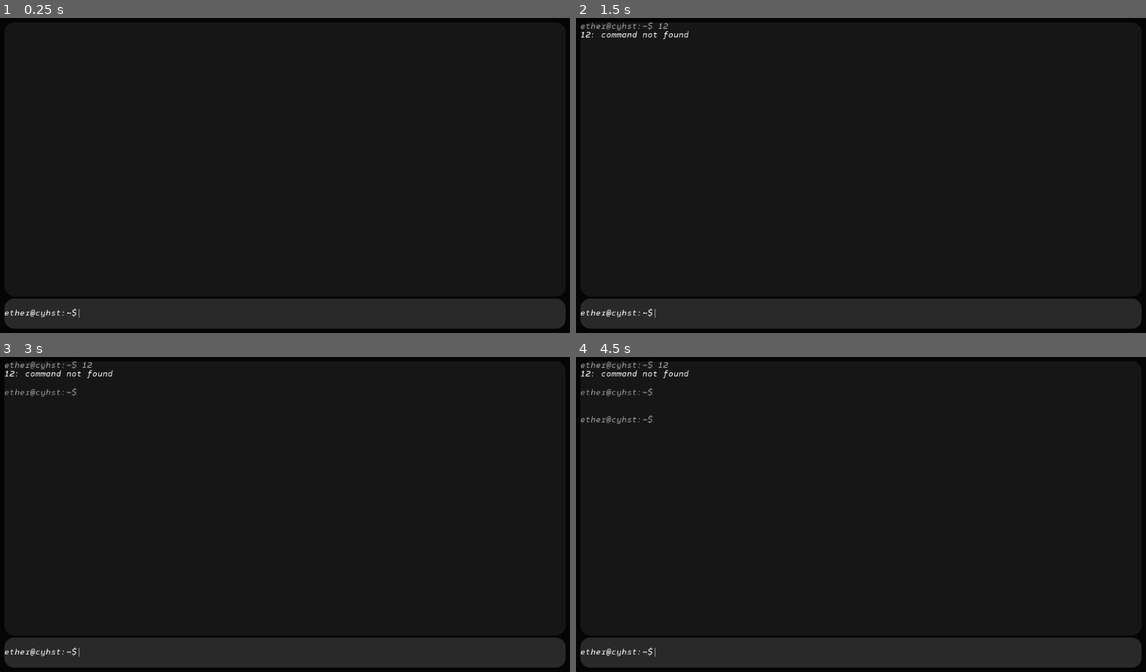
Above: before the commit, frames 1-4 (two rows, left to right).
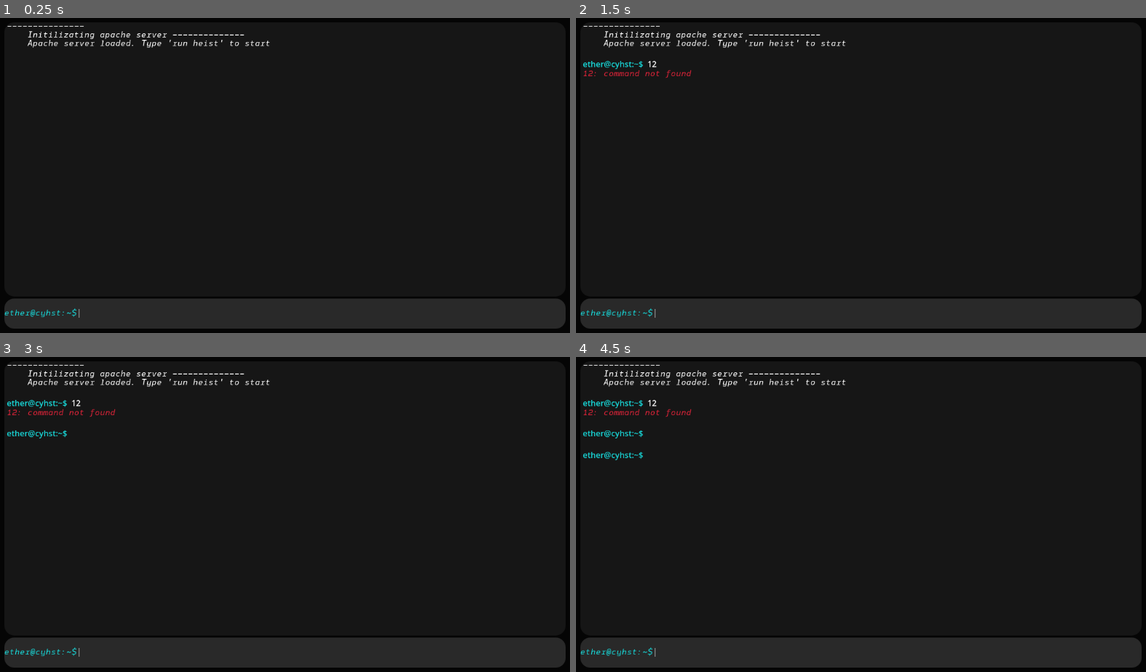
Above: after the commit, the same moments.

Repository: J-Povea21/CyberHeist-GovermentEdition
Game: Godot game, scene res://game.tscn
Two runs of this game, one before a commit and one after it. Both use one fixed random seed, a clock stepped at 60 frames per second and the inputs below. The project has no main scene, so this scene is started directly.
Inputs (mouse positions are in pixels of both pictures, inside the frame that each line leads up to):
- Up to frame 1 (0.25 s): no input
- Up to frame 2 (1.5 s): click (900, 314) at 0.52 s; type "12" at 0.6 s; tap Enter at 1.25 s
- Up to frame 3 (3 s): tap Space at 2 s; tap Enter at 2.75 s
- Up to frame 4 (4.5 s): tap Space at 3.5 s; tap Enter at 4.25 s

The runs differ from the first frame. In frame 1, 0.7% of the frame differs, in the area x 0-48%, y 2-95%; in frame 2, 1.1%; in frame 3, 1.3%; in frame 4, 1.5%, in the area x 0-48%, y 1-95%.
Error before the commit: Invalid access of index '0' on a base object of type: 'PackedStringArray'. (res://scripts/CommandProcessor.gd:11)
Error after the commit: Invalid access of index '0' on a base object of type: 'PackedStringArray'. (res://scripts/CommandProcessor.gd:16)

Commit message:
We make some refactoring of the code. We also add color support for the terminal and a sound when a command is sent

Diff:
--- a/CyberHeist/commands_responses.tscn
+++ b/CyberHeist/commands_responses.tscn
@@ -3,17 +3,31 @@
 [ext_resource type="FontFile" uid="uid://2geulghbls3o" path="res://fonts/syke-mono-italic.otf" id="1_fi6lc"]
 [ext_resource type="Script" path="res://scripts/commands_responses.gd" id="1_s8q1y"]
 
-[node name="CommandsResponses" type="VBoxContainer"]
-theme_override_constants/separation = 0
+[node name="CommandsResponses" type="MarginContainer"]
+anchors_preset = 15
+anchor_right = 1.0
+anchor_bottom = 1.0
+grow_horizontal = 2
+grow_vertical = 2
+theme_override_constants/margin_left = 5
+theme_override_constants/margin_right = 5
 script = ExtResource("1_s8q1y")
 
-[node name="CommandHistory" type="Label" parent="."]
+[node name="Rows" type="VBoxContainer" parent="."]
 layout_mode = 2
-theme_override_colors/font_color = Color(0.607843, 0.607843, 0.607843, 1)
-theme_override_fonts/font = ExtResource("1_fi6lc")
+theme_override_constants/separation = 0
+
+[node name="CommandHistory" type="RichTextLabel" parent="Rows"]
+layout_mode = 2
+bbcode_enabled = true
 text = "ether@cyhst:~$ Here will go the command the user sent"
+fit_content = true
+autowrap_mode = 1
 
-[node name="Response" type="Label" parent="."]
+[node name="Response" type="RichTextLabel" parent="Rows"]
 layout_mode = 2
-theme_override_fonts/font = ExtResource("1_fi6lc")
-text = "And here the response to that command"
+theme_override_fonts/normal_font = ExtResource("1_fi6lc")
+bbcode_enabled = true
+text = "Default text"
+fit_content = true
+autowrap_mode = 1
--- a/CyberHeist/game.tscn
+++ b/CyberHeist/game.tscn
@@ -1,9 +1,11 @@
-[gd_scene load_steps=10 format=3 uid="uid://bo16o4qfes48i"]
+[gd_scene load_steps=12 format=3 uid="uid://bo16o4qfes48i"]
 
 [ext_resource type="Script" path="res://scripts/InputLine.gd" id="1_j70r2"]
 [ext_resource type="Script" path="res://scripts/game.gd" id="1_rqn27"]
 [ext_resource type="FontFile" uid="uid://2geulghbls3o" path="res://fonts/syke-mono-italic.otf" id="1_xp3dq"]
 [ext_resource type="Script" path="res://scripts/CommandProcessor.gd" id="2_xhun6"]
+[ext_resource type="Script" path="res://scripts/TerminalInfo.gd" id="3_dyt8s"]
+[ext_resource type="AudioStream" uid="uid://v68p36bnl2cp" path="res://sfx/command_sent.wav" id="5_htroi"]
 
 [sub_resource type="StyleBoxFlat" id="StyleBoxFlat_86mr1"]
 bg_color = Color(0.0196078, 0.0196078, 0.0196078, 1)
@@ -62,6 +64,7 @@
 layout_mode = 2
 size_flags_vertical = 3
 theme_override_styles/panel = SubResource("StyleBoxFlat_lvmaf")
+script = ExtResource("3_dyt8s")
 
 [node name="Scroll" type="ScrollContainer" parent="Background/MarginContainer/Rows/TerminalInfo"]
 layout_mode = 2
@@ -69,6 +72,8 @@
 
 [node name="CommandsHistory" type="VBoxContainer" parent="Background/MarginContainer/Rows/TerminalInfo/Scroll"]
 layout_mode = 2
+size_flags_horizontal = 3
+size_flags_vertical = 3
 theme_override_constants/separation = 20
 
 [node name="InputArea" type="PanelContainer" parent="Background/MarginContainer/Rows"]
@@ -81,6 +86,7 @@
 
 [node name="CMLChar" type="Label" parent="Background/MarginContainer/Rows/InputArea/InputContainer"]
 layout_mode = 2
+theme_override_colors/font_color = Color(0.0941176, 0.847059, 0.85098, 1)
 theme_override_fonts/font = ExtResource("1_xp3dq")
 text = "ether@cyhst:~$"
 
@@ -93,5 +99,8 @@
 max_length = 80
 script = ExtResource("1_j70r2")
 
+[node name="CommandSent" type="AudioStreamPlayer" parent="."]
+stream = ExtResource("5_htroi")
+
 [connection signal="text_submitted" from="Background/MarginContainer/Rows/InputArea/InputContainer/InputLine" to="." method="command_submited"]
 [connection signal="text_submitted" from="Background/MarginContainer/Rows/InputArea/InputContainer/InputLine" to="Background/MarginContainer/Rows/InputArea/InputContainer/InputLine" method="enter_key_pressed"]
--- a/CyberHeist/project.godot
+++ b/CyberHeist/project.godot
@@ -14,6 +14,10 @@
 config/features=PackedStringArray("4.0", "GL Compatibility")
 config/icon="res://icon.svg"
 
+[autoload]
+
+Colors="*res://scripts/Colors.gd"
+
 [rendering]
 
 renderer/rendering_method="gl_compatibility"
--- /dev/null
+++ b/CyberHeist/scripts/Colors.gd
@@ -0,0 +1,30 @@
+extends Node
+
+
+enum TYPES{
+	ERROR,
+	SYSTEM,
+	SUCCESS
+}
+
+const _SYSTEM_COLOR = Color("#18D8D9")
+const _ERROR_COLOR = Color("#D92338")
+const _SUCCESS_COLOR = Color("#2ADD4D")
+
+func apply_color(text: String, type: TYPES) -> String:
+
+	var formated_text = text
+	match type:
+		TYPES.ERROR:
+			formated_text = "[color=#%s]%s [/color]" % \
+			[_ERROR_COLOR.to_html(), formated_text]
+
+		TYPES.SYSTEM:
+			formated_text = "[color=#%s]%s [/color]" % \
+			[_SYSTEM_COLOR.to_html(), formated_text]
+
+		TYPES.SUCCESS:
+			formated_text = "[color=#%s]%s [/color]" % \
+			[_SUCCESS_COLOR.to_html(), formated_text]
+
+	return formated_text
--- a/CyberHeist/scripts/CommandProcessor.gd
+++ b/CyberHeist/scripts/CommandProcessor.gd
@@ -1,4 +1,9 @@
 extends Node
+
+"""
+This is the command processor script. Here we manage all the
+commands the player sends
+"""
 
 func process_command(input: String) -> String:
 
@@ -18,9 +23,20 @@
 
 	match command:
 		"run":
-			return run_file(command_action)
+			return Colors.apply_color(
+				run_file(command_action),
+				Colors.TYPES.SYSTEM)
+		"help":
+			return Colors.apply_color(help(),
+			Colors.TYPES.SYSTEM)
 		_:
-			return "%s: command not found" % command
+			return Colors.apply_color(
+			"%s: command not found" % command,
+			Colors.TYPES.ERROR)
+
+
+func help() -> String:
+	return "List of commands: \n 1. run \n 2. help"
 
 func run_file(action: String) -> String:
 	if action.is_empty():
--- a/CyberHeist/scripts/InputLine.gd
+++ b/CyberHeist/scripts/InputLine.gd
@@ -1,5 +1,6 @@
 extends LineEdit
 
+### This is the script of the input line ###
 
 # Called when the node enters the scene tree for the first time.
 func _ready() -> void:
@@ -7,14 +8,7 @@
 	#We use this function to 'grab focus' to the input line once the game window is open
 	grab_focus()
 
-
-# Called every frame. 'delta' is the elapsed time since the previous frame.
-func _process(delta: float) -> void:
-	pass
-
-
 func enter_key_pressed(new_text: String) -> void:
 
 	# Once a command was send, we clear the CML
-
 	clear()
--- /dev/null
+++ b/CyberHeist/scripts/TerminalInfo.gd
@@ -0,0 +1,40 @@
+extends PanelContainer
+
+# Here we load the data of our command response scene
+const COMMAND_RESPONSE = preload("res://commands_responses.tscn")
+
+
+# Before creating a response, we make sure CommandHistory is ready
+@onready var command_history = $Scroll/CommandsHistory
+
+@onready var scroll = $Scroll
+
+@onready var scrollbar = scroll.get_v_scroll_bar()
+
+
+
+# Called when the node enters the scene tree for the first time.
+func _ready() -> void:
+	scrollbar.connect("changed", _manage_auto_scroll)
+
+### Public methods ###
+
+func create_response(response_text: String) -> void:
+	var response = COMMAND_RESPONSE.instantiate()
+	_add_response(response)
+	response.set_text(response_text)
+
+func create_response_with_input(response_text: String,
+ input: String) -> void:
+	var command_response = COMMAND_RESPONSE.instantiate()
+	_add_response(command_response)
+	command_response.set_text(response_text, input)
+
+
+### Private methods ###
+
+func _manage_auto_scroll() -> void:
+	scroll.scroll_vertical = scrollbar.max_value
+
+func _add_response(response: Control) -> void:
+	command_history.add_child(response)
--- a/CyberHeist/scripts/commands_responses.gd
+++ b/CyberHeist/scripts/commands_responses.gd
@@ -1,7 +1,18 @@
-extends VBoxContainer
+extends MarginContainer
 
-# In this script we're going to manage the responses to each command
+# In this script we manage the command response view
 
-func set_text(input: String, response: String) -> void:
-	$CommandHistory.text = 'ether@cyhst:~$ ' + input
-	$Response.text = response
+@onready var response_label = $Rows/Response
+@onready var input_label = $Rows/CommandHistory
+
+func set_text(response: String, input: String = '') -> void:
+
+	if input == '':
+		input_label.queue_free()
+	else:
+		input_label.text = Colors.apply_color(
+			'ether@cyhst:~$ '
+			,Colors.TYPES.SYSTEM) \
+			+ input
+
+	response_label.text = response
--- a/CyberHeist/scripts/game.gd
+++ b/CyberHeist/scripts/game.gd
@@ -1,32 +1,26 @@
 extends Control
 
-# Here we load the data of our command response scene
-const CommandResponseSCN = preload("res://commands_responses.tscn")
+### This is the main script, our UI ###
 
-# Before creating a response, we make sure CommandHistory is ready
-@onready var command_history = $Background/MarginContainer/Rows/TerminalInfo/Scroll/CommandsHistory
-
-@onready var scroll = $Background/MarginContainer/Rows/TerminalInfo/Scroll
-
-@onready var scrollbar = scroll.get_v_scroll_bar()
 
 # Here we're going to make a conection with the command processor
 @onready var command_processor = $CommandProcessor
 
+# And here we make the connection with the terminal view
+@onready var terminal= $Background/MarginContainer/Rows/TerminalInfo
+
 func _ready() -> void:
-	scrollbar.connect("changed", manage_auto_scroll)
 
-
-func manage_auto_scroll() -> void:
-	scroll.scroll_vertical = scrollbar.max_value
+	terminal.create_response("---------------
+	Initilizating apache server --------------
+	Apache server loaded. Type 'run heist' to start")
 
 
 func command_submited(new_text: String) -> void:
 
 	if new_text != "":
+		$CommandSent.play()
 		# Now, we create an instance of the scene
-		var command_response_object = CommandResponseSCN.instantiate()
 
 		var response = command_processor.process_command(new_text)
-		command_response_object.set_text(new_text, response)
-		command_history.add_child(command_response_object)
+		terminal.create_response_with_input(response, new_text)
Not shown, added: CyberHeist/sfx/command_sent.wav.import
Not shown, added: CyberHeist/sfx/incorrect_command.wav.import
Not shown, added: CyberHeist/sfx/init_screen.mp3.import
Not shown, added: CyberHeist/sfx/key_found.wav.import
Not shown, added: CyberHeist/sfx/lore_typing.mp3.import
Not shown, added: CyberHeist/sfx/main_menu.mp3.import
Not shown, added: CyberHeist/sfx/command_sent.wav
Not shown, added: CyberHeist/sfx/incorrect_command.wav
Not shown, added: CyberHeist/sfx/init_screen.mp3
Not shown, added: CyberHeist/sfx/key_found.wav
Not shown, added: CyberHeist/sfx/lore_typing.mp3
Not shown, added: CyberHeist/sfx/main_menu.mp3
